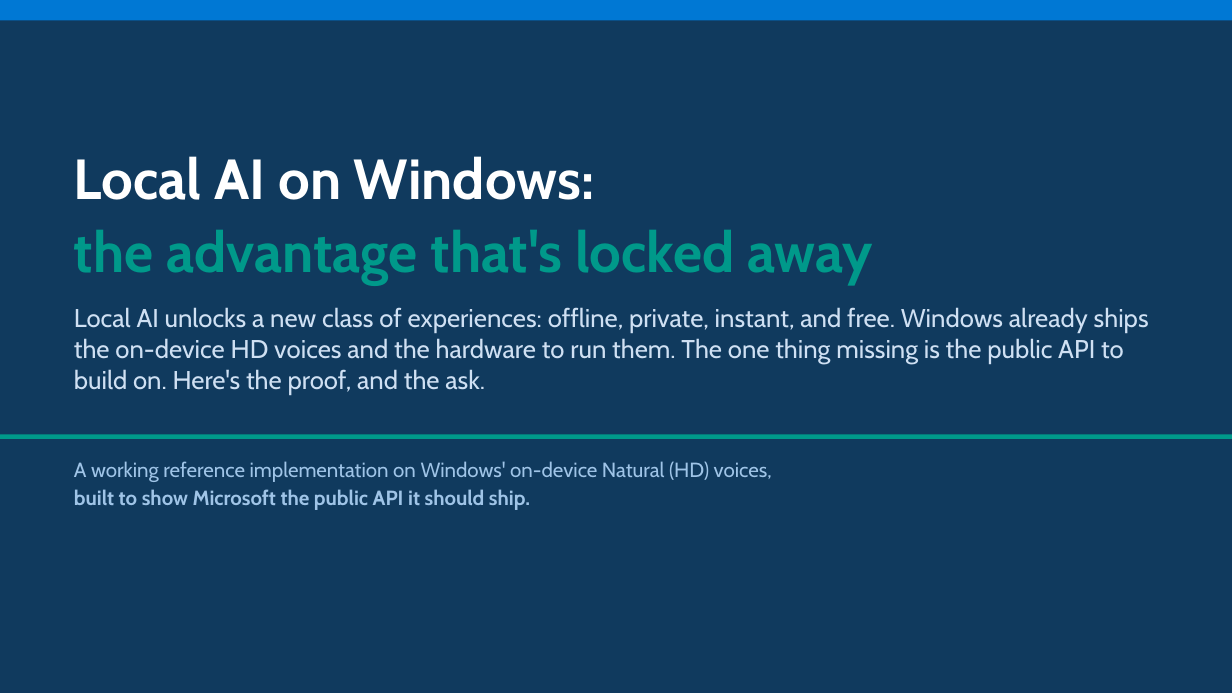
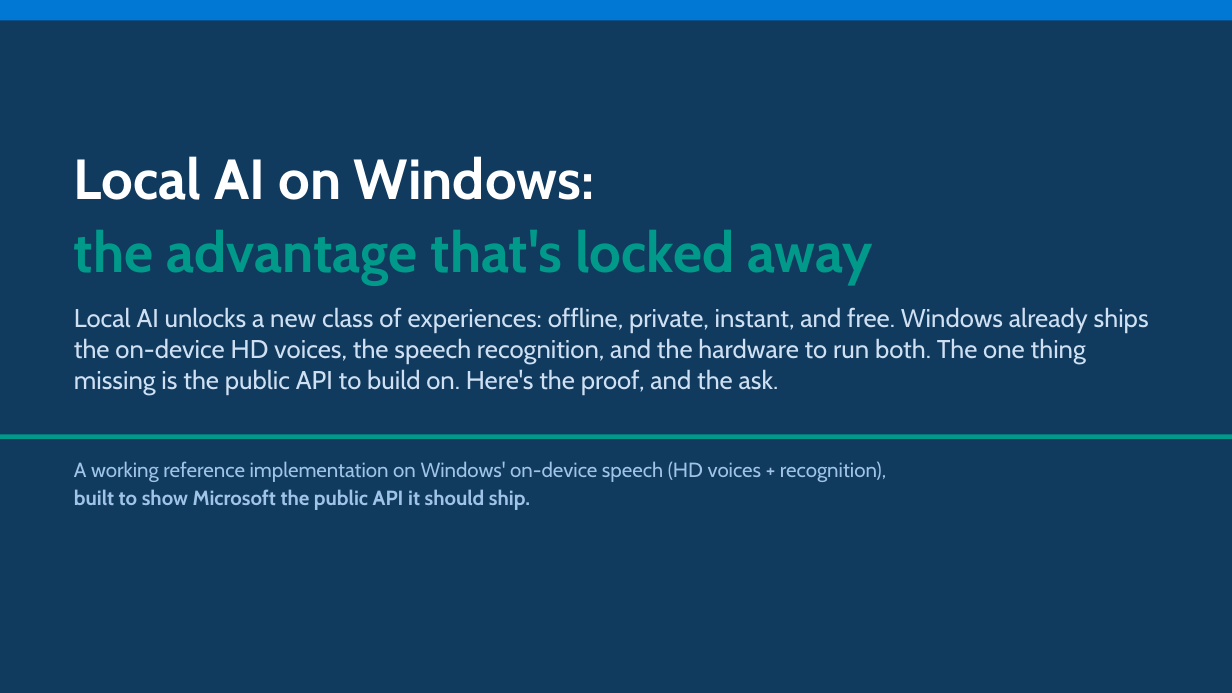
Before and after one commit to aclinick/claros, a slide deck: slide 1 of docs/pitch/live-voiceover.pptx. Drawn at 1232x693 pixels with LibreOffice and Linux fonts; fonts in the diff are those of the drawing. Boxes give left, top, right and bottom in pixels: in the first picture for what was removed or moved away, otherwise in the second. Text is boxed around its words. In the diff, an @@ line names an element or a change of style, - is before the commit and + after.

```diff
--- a/docs/pitch/live-voiceover.pptx
+++ b/docs/pitch/live-voiceover.pptx
@@ text at (74,307,1149,394): text changed @@
-Local AI unlocks a new class of experiences: offline, private, instant, and free. Windows already ships the on-device HD voices and the hardware to run them. The one thing missing is the public API to build on. Here's the proof, and the ask.
+Local AI unlocks a new class of experiences: offline, private, instant, and free. Windows already ships the on-device HD voices, the speech recognition, and the hardware to run both. The one thing missing is the public API to build on. Here's the proof, and the ask.
@@ text at (74,461,886,482): text changed @@
-A working reference implementation on Windows' on-device Natural (HD) voices,
+A working reference implementation on Windows' on-device speech (HD voices + recognition),
```
Also in this commit, not shown: 11 other slides changed, 2 slides added, 2 other files.
